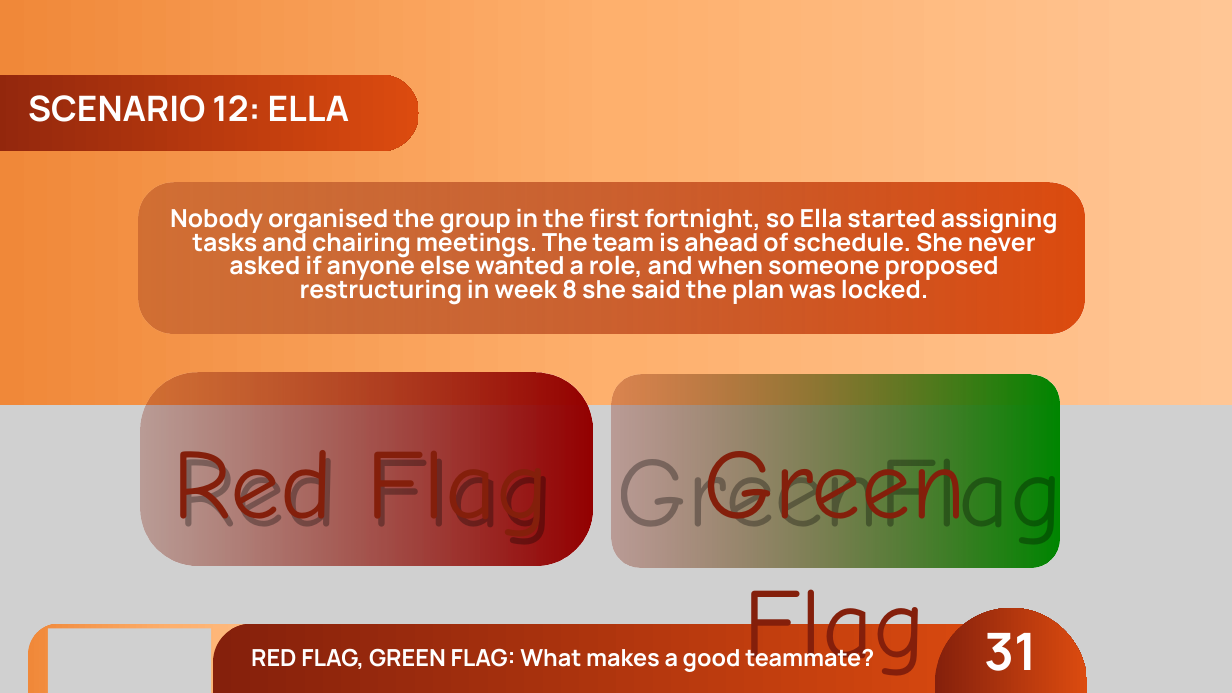
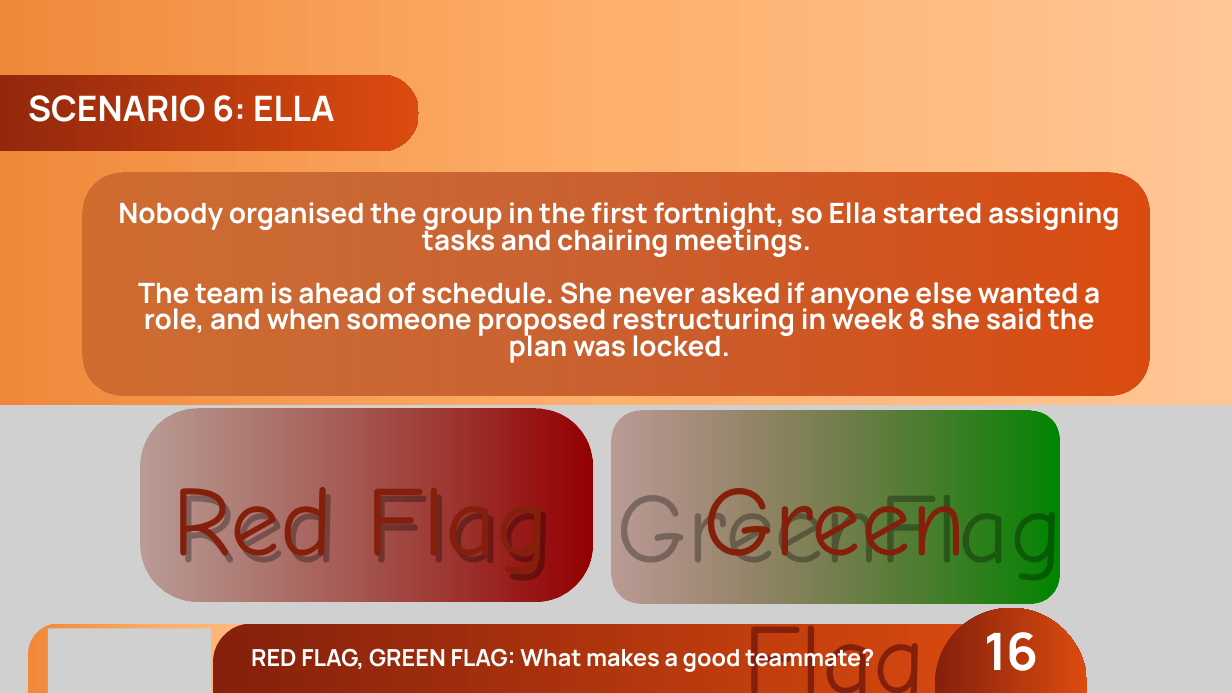
Before and after one commit to joetherockhey/Class-Allocation, a slide deck: slide 17 of assets/red-flag-green-flag.pptx (slide 32 before the commit). Drawn at 1232x693 pixels with LibreOffice and Linux fonts; fonts in the diff are those of the drawing; grey boxes stand for pictures; background and template pictures are left out. Boxes give left, top, right and bottom in pixels: in the first picture for what was removed or moved away, otherwise in the second. Text is boxed around its words. In the diff, an @@ line names an element or a change of style, - is before the commit and + after.

```diff
--- a/assets/red-flag-green-flag.pptx
+++ b/assets/red-flag-green-flag.pptx
@@ text at <box>28,95,334,122</box>: text changed @@
-SCENARIO 12: ELLA
+SCENARIO 6: ELLA
@@ freeform shape: place and size @@
-freeform shape at <box>138,182,1084,334</box>
+freeform shape at <box>83,172,1149,395</box>
@@ text at <box>118,202,1120,363</box>: text changed; size 29 to 32.7 pt @@
-Nobody organised the group in the first fortnight, so Ella started assigning tasks and chairing meetings. The team is ahead of schedule. She never asked if anyone else wanted a role, and when someone proposed restructuring in week 8 she said the plan was locked.
+Nobody organised the group in the first fortnight, so Ella started assigning tasks and chairing meetings.
+The team is ahead of schedule. She never asked if anyone else wanted a role, and when someone proposed restructuring in week 8 she said the plan was locked.
@@ 4 texts, 2 freeform shapes: place and size @@
-4 texts, 2 freeform shapes at <box>135,372,1062,676</box>
+4 texts, 2 freeform shapes at <box>135,409,1062,604</box>
@@ text at <box>984,632,1039,671</box>: text changed @@
-31
+16
```
Also in this commit, not shown: 15 other slides changed, 8 slides added, 20 slides removed, 3 other files.
